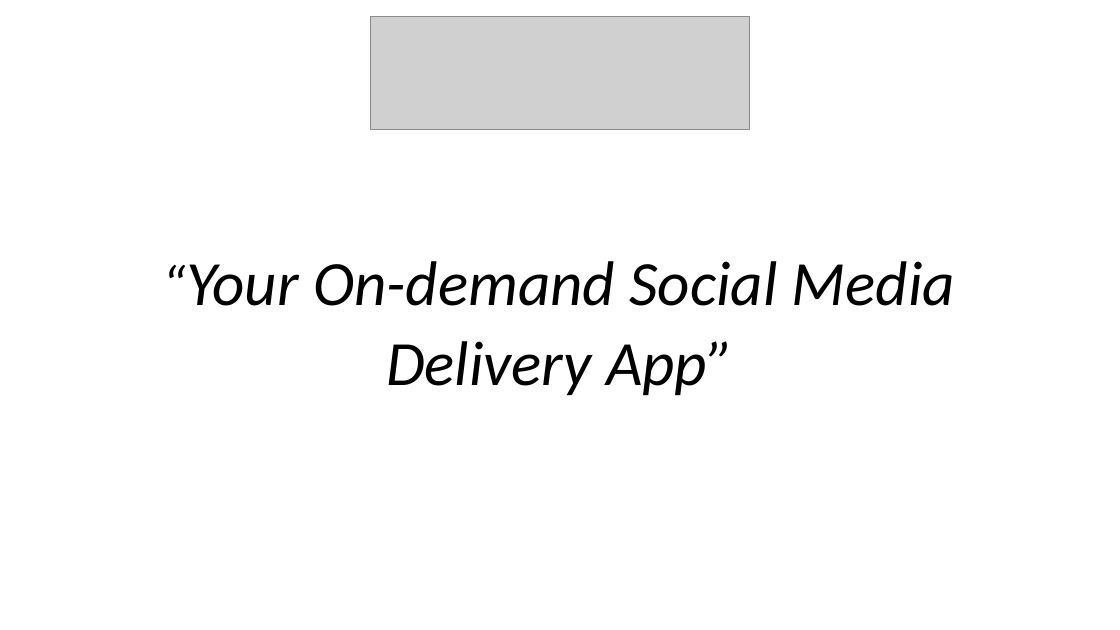
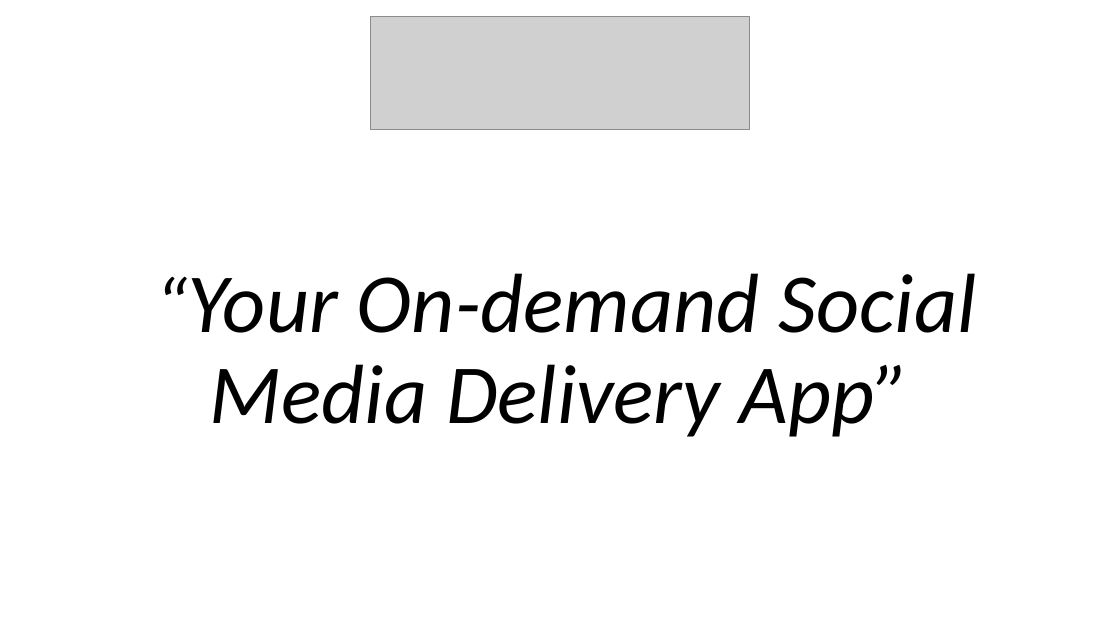
Before and after one commit to Pasabuy-App/Xamarin-App, a slide deck: slide 1 of docs/Project-Investor-Pitch.pptx. Drawn at 1120x630 pixels with LibreOffice and Linux fonts; fonts in the diff are those of the drawing; grey boxes stand for pictures; background and template pictures are left out. Boxes give left, top, right and bottom in pixels: in the first picture for what was removed or moved away, otherwise in the second. Text is boxed around its words. In the diff, an @@ line names an element or a change of style, - is before the commit and + after.

```diff
--- a/docs/Project-Investor-Pitch.pptx
+++ b/docs/Project-Investor-Pitch.pptx
@@ subtitle at box(188, 273, 977, 437): text changed; size 54 to 72 pt @@
-“Your On-demand Social Media
-Delivery App”
+“Your On-demand Social Media Delivery App”
```
Also in this commit, not shown: 12 other slides changed.
